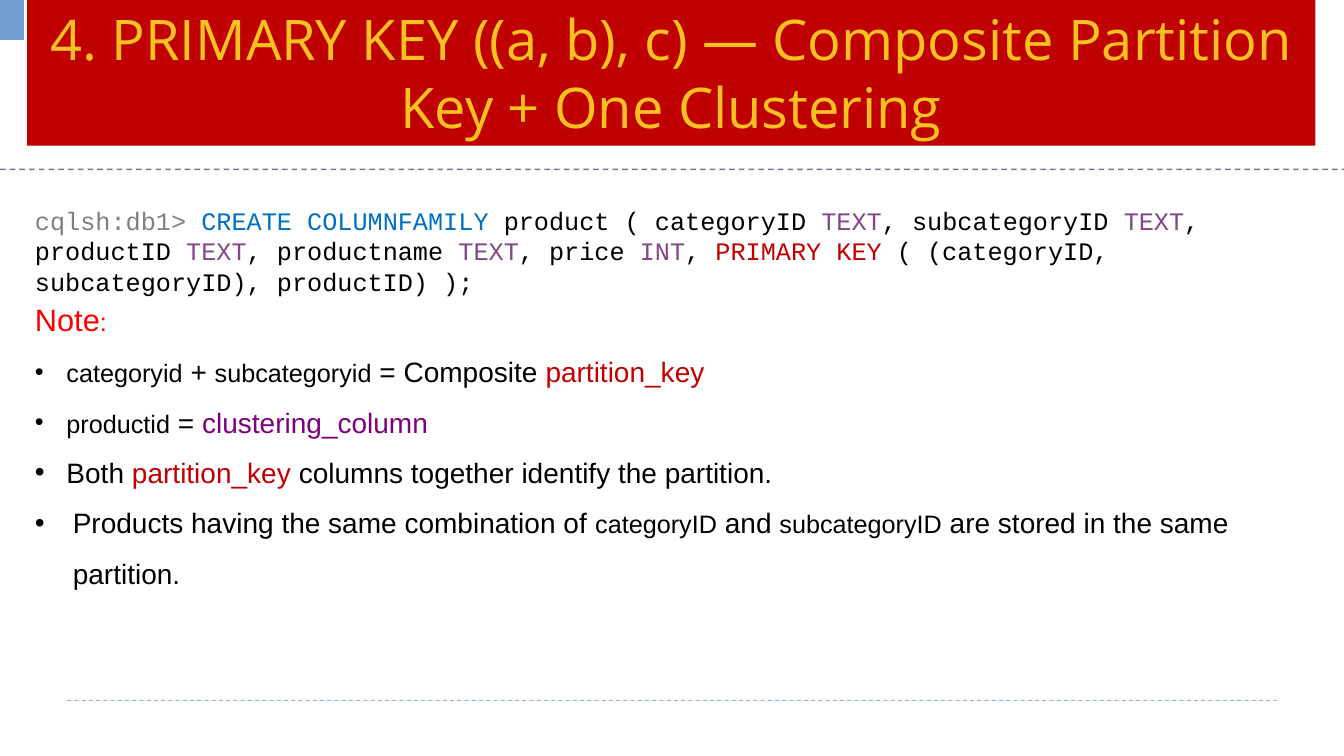
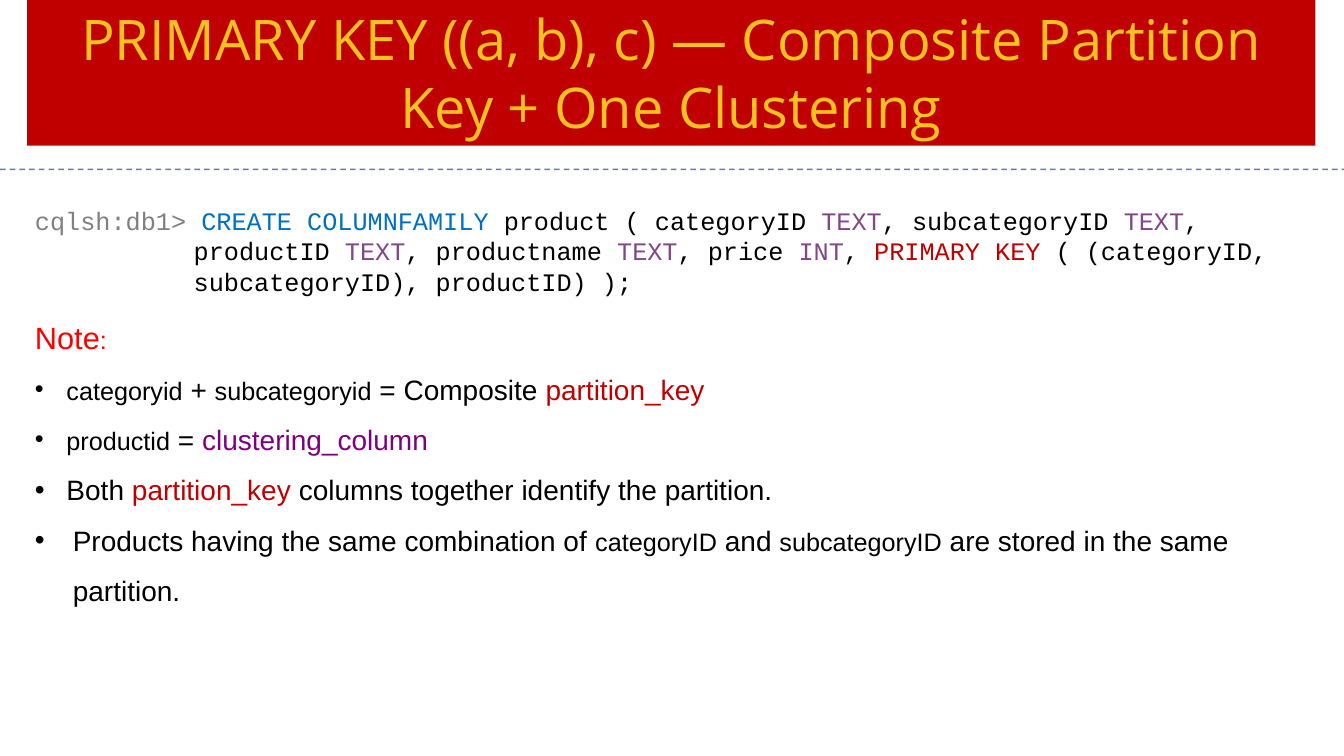
Before and after one commit to Saleel-Bagde/PPT-s, a slide deck: slide 21 of Cassandra Ver3.pptx. Drawn at 1344x756 pixels with LibreOffice and Linux fonts; fonts in the diff are those of the drawing. Boxes give left, top, right and bottom in pixels: in the first picture for what was removed or moved away, otherwise in the second. Text is boxed around its words. In the diff, an @@ line names an element or a change of style, - is before the commit and + after.

```diff
--- a/Cassandra Ver3.pptx
+++ b/Cassandra Ver3.pptx
@@ table removed at [0,0,24,40], 1 rows, 1 columns @@
-
@@ text in rectangle at [81,17,1261,142]: text changed @@
-4. PRIMARY KEY ((a, b), c) — Composite Partition Key + One Clustering
+PRIMARY KEY ((a, b), c) — Composite Partition Key + One Clustering
@@ text "cqlsh:db1> CREATE COLUMNFAMILY product ( ..." at [35,212,1267,297]: indent changed @@
@@ text "Note:": place and size @@
-text "Note:" at [35,309,1229,589]
+text "Note:" at [35,327,1229,606]
@@ line removed from (68, 701) to (1277, 701) @@
```
Also in this commit, not shown: 3 other slides changed.
